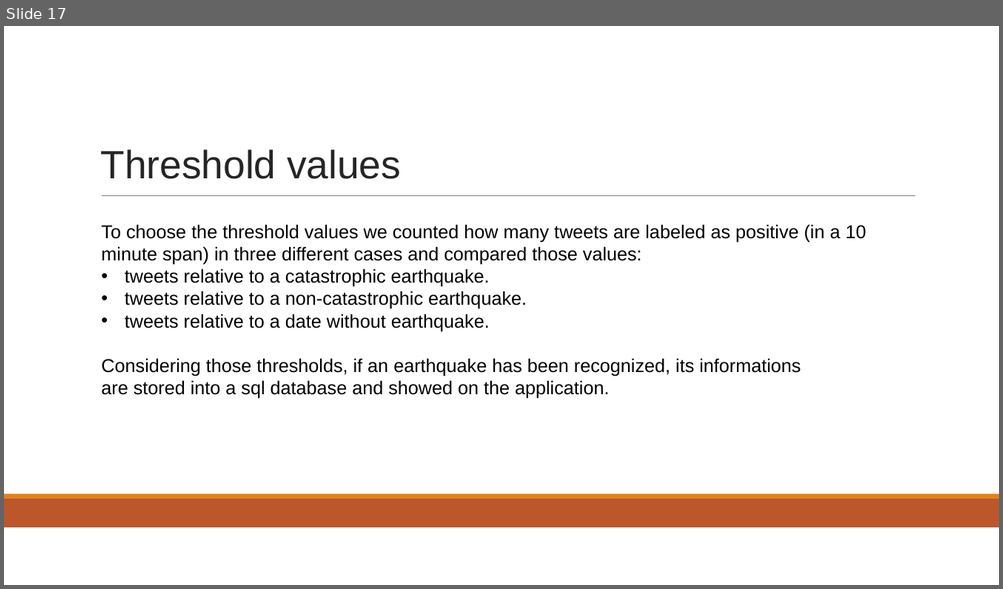
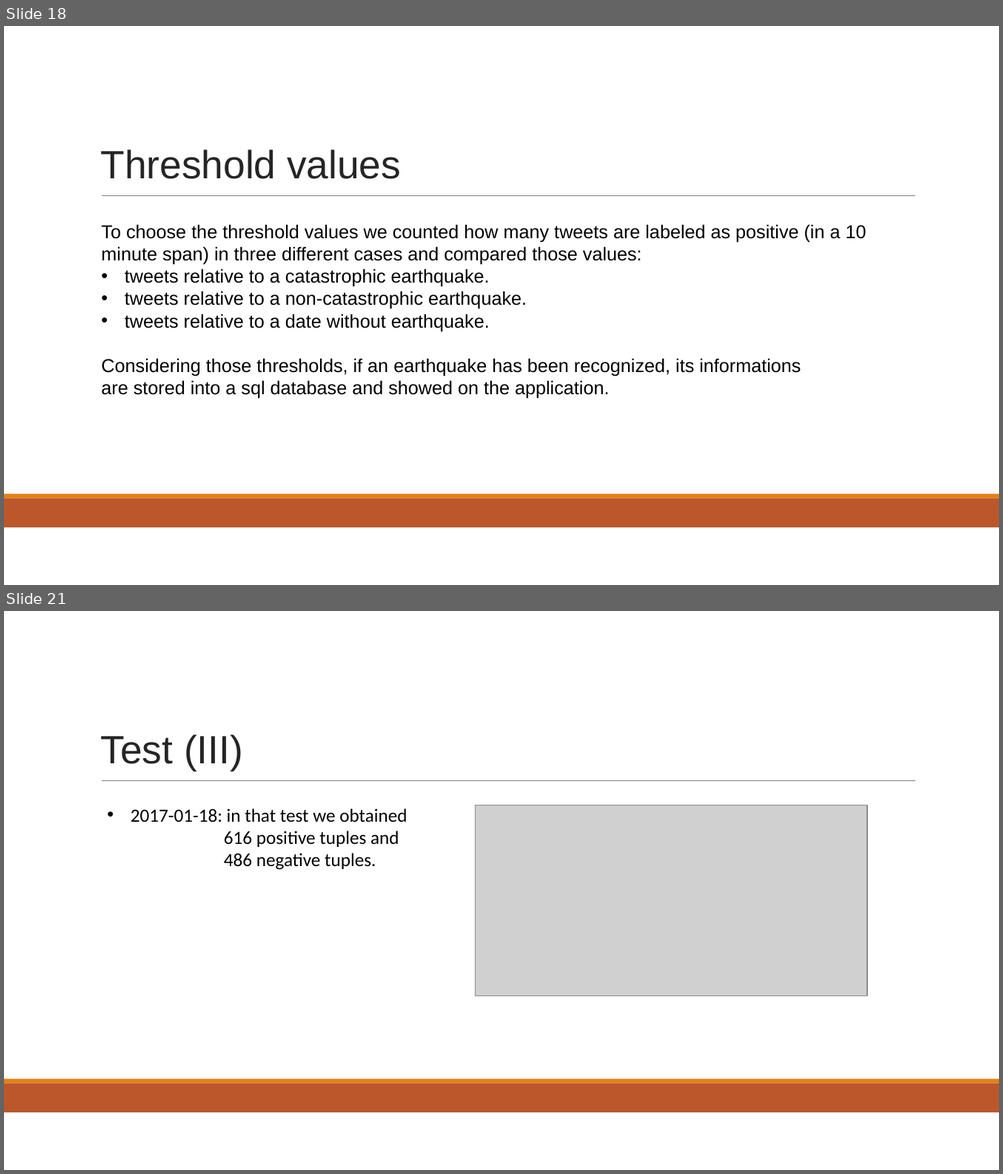
Before and after one commit to Geghi/DMML-Project, a slide deck: documentation/presentazione/presentazione.pptx. Shown one above the other, each under a label of ours: slide 17 before the commit, slides 18 and 21 after it; the slides between them are not shown. The pictures are 1003x589 and 1003x1174 pixels, drawn with LibreOffice and Linux fonts; fonts in the diff are those of the drawing; grey boxes stand for pictures. Boxes give left, top, right and bottom in pixels: in the first picture for what was removed or moved away, otherwise in the second. Text is boxed around its words. In the diff, an @@ line names an element or a change of style, - is before the commit and + after.

```diff
--- a/documentation/presentazione/presentazione.pptx
+++ b/documentation/presentazione/presentazione.pptx
@@ slide 21 added at <box>4,611,999,1170</box>, background #FFFFFF; not listed: 3 template elements that a slide beside it also shows @@
@@ title added at <box>101,735,243,771</box>, 38.1 pt, text #252525 @@
+Test (III)
@@ text added at <box>131,809,407,870</box>, 18 pt, text #000000 @@
+• 2017-01-18: in that test we obtained
+  616 positive tuples and
+  486 negative tuples.
@@ picture added at <box>475,805,868,996</box> @@
@@ what was slide 17 is now slide 18 @@
```
Also in this commit, not shown: 1 slide changed, 4 other slides added, 6 other files.
